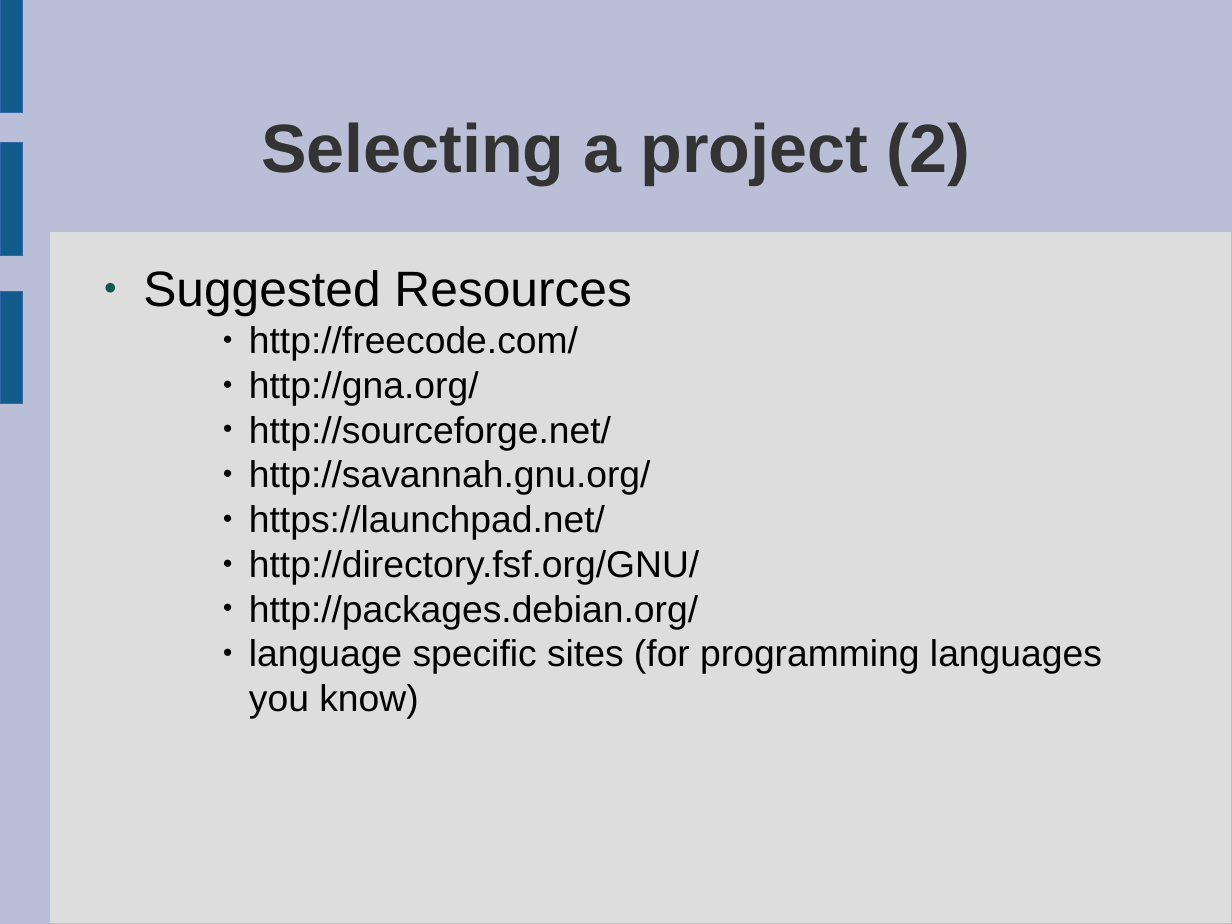
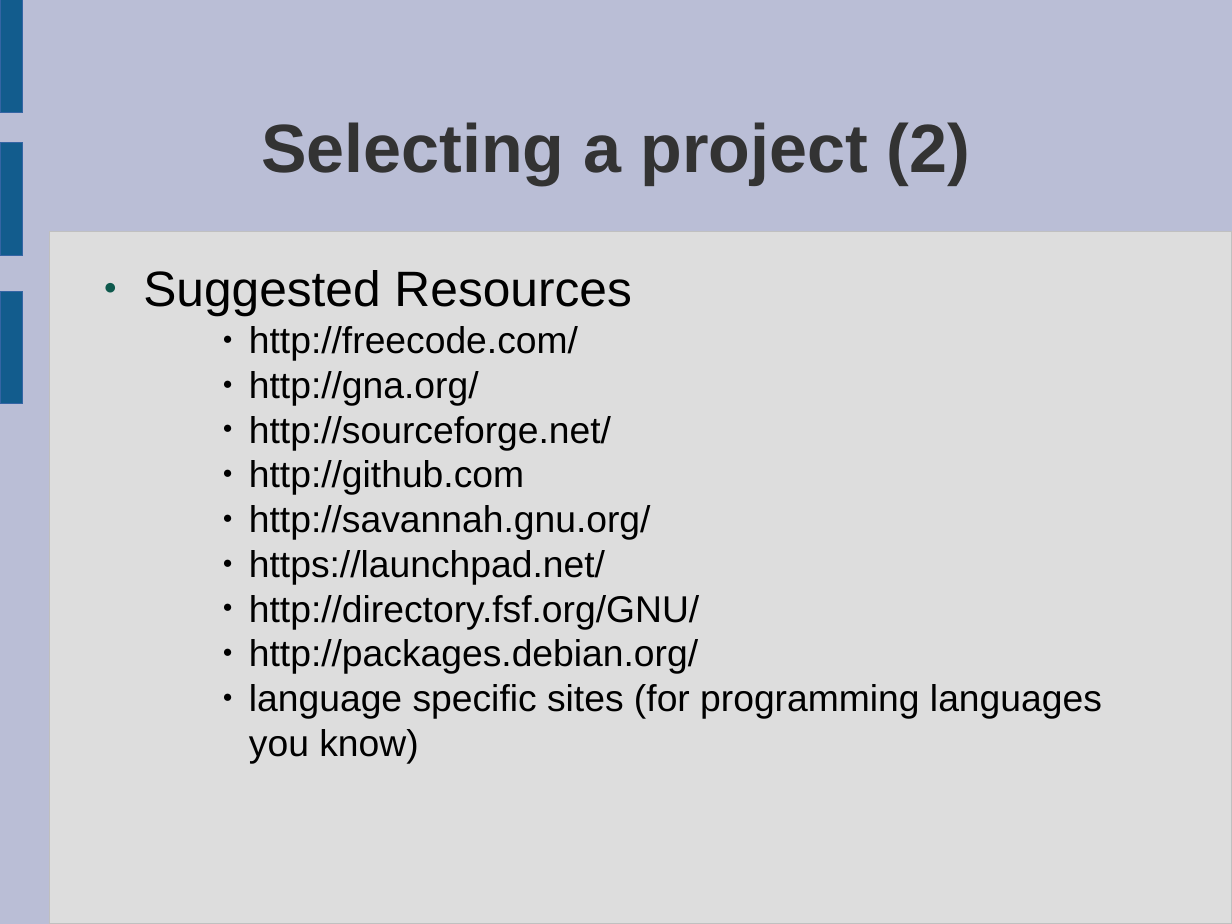
Before and after one commit to tridge/COMP8440, a slide deck: slide 10 of lectures/course_introduction.odp. Drawn at 1232x924 pixels with LibreOffice and Linux fonts; fonts in the diff are those of the drawing. Boxes give left, top, right and bottom in pixels: in the first picture for what was removed or moved away, otherwise in the second. Text is boxed around its words. In the diff, an @@ line names an element or a change of style, - is before the commit and + after.

```diff
--- a/lectures/course_introduction.odp
+++ b/lectures/course_introduction.odp
@@ text at [249, 460, 524, 495]: paragraph added @@
+    ● http://github.com
```
Also in this commit, not shown: 3 other files.
